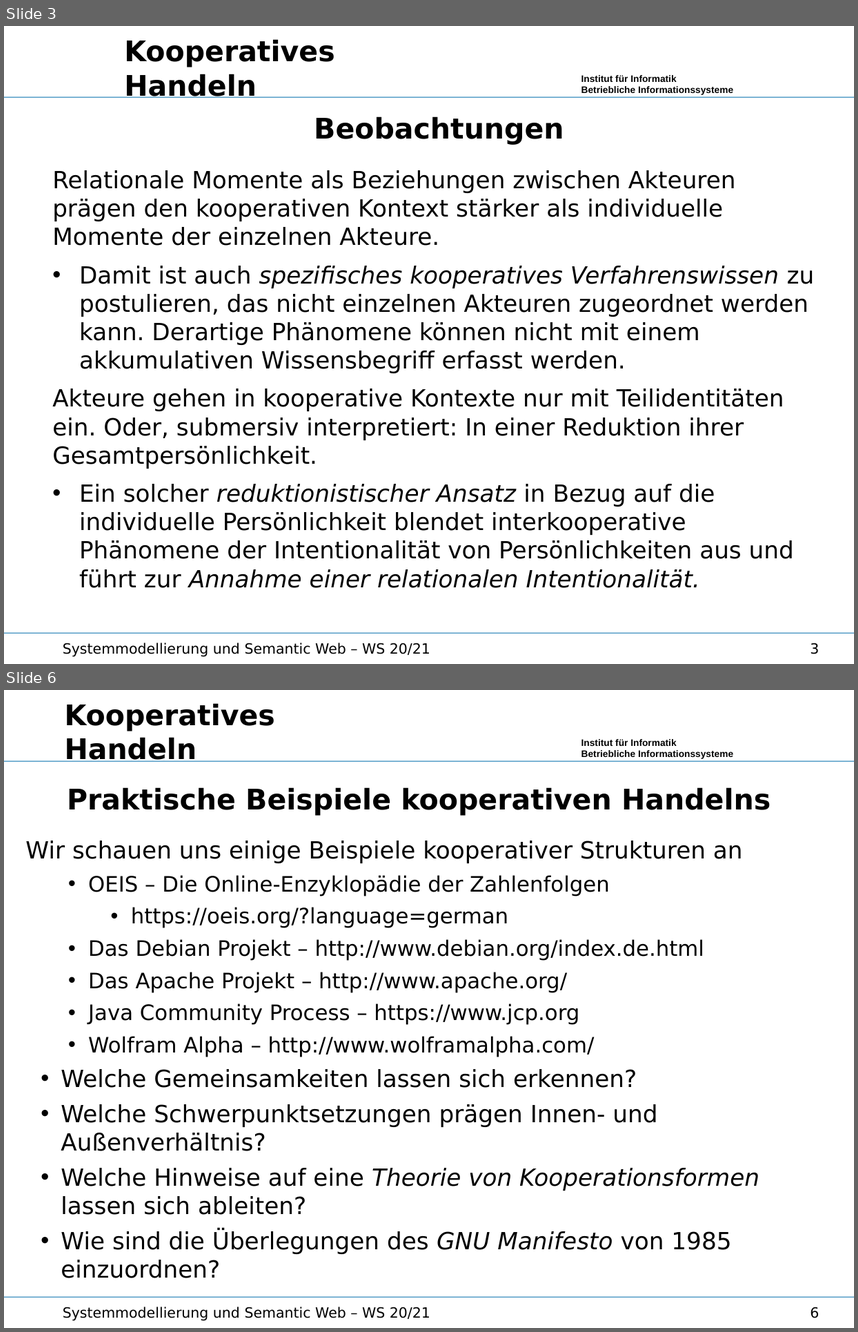
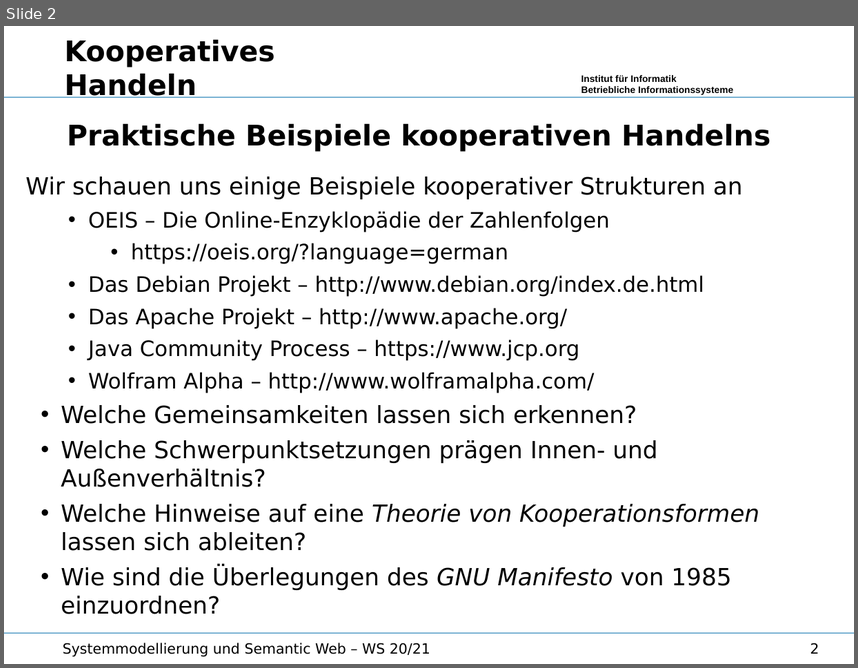
Before and after one commit to wumm-project/Leipzig-Seminar, a slide deck: Wintersemester-2020/Vorlesung/KooperativesHandeln.odp. Shown one above the other, each under a label of ours: slides 3 and 6 before the commit, slide 2 after it; the slides between them are not shown. The pictures are 858x1332 and 858x668 pixels, drawn with LibreOffice and Linux fonts; fonts in the diff are those of the drawing; background and template pictures are left out. Boxes give left, top, right and bottom in pixels: in the first picture for what was removed or moved away, otherwise in the second. Text is boxed around its words. In the diff, an @@ line names an element or a change of style, - is before the commit and + after.

```diff
--- a/Wintersemester-2020/Vorlesung/KooperativesHandeln.odp
+++ b/Wintersemester-2020/Vorlesung/KooperativesHandeln.odp
@@ slide 3 removed at [4, 26, 854, 664], background #FFFFFF; not listed: 3 template elements that a slide beside it also shows @@
@@ text removed at [124, 39, 335, 98] @@
-Kooperatives Handeln
@@ text removed at [52, 116, 815, 588] @@
-Beobachtungen
-Relationale Momente als Beziehungen zwischen Akteuren prägen den kooperativen Kontext stärker als individuelle Momente der einzelnen Akteure.
-• Damit ist auch spezifisches kooperatives Verfahrenswissen zu postulieren, das nicht einzelnen Akteuren zugeordnet werden kann. Derartige Phänomene können nicht mit einem akkumulativen Wissensbegriff erfasst werden.
-Akteure gehen in kooperative Kontexte nur mit Teilidentitäten ein. Oder, submersiv interpretiert: In einer Reduktion ihrer Gesamtpersönlichkeit.
-• Ein solcher reduktionistischer Ansatz in Bezug auf die individuelle Persönlichkeit blendet interkooperative Phänomene der Intentionalität von Persönlichkeiten aus und führt zur Annahme einer relationalen Intentionalität.
@@ text removed at [63, 642, 430, 657] @@
-Systemmodellierung und Semantic Web – WS 20/21
@@ page number removed at [810, 642, 819, 654] @@
-3
@@ what was slide 6 is now slide 2 @@
@@ page number at [810, 642, 819, 653]: text changed @@
-6
+2
```
Also in this commit, not shown: 1 slide added, 4 other slides removed, 4 other files.
